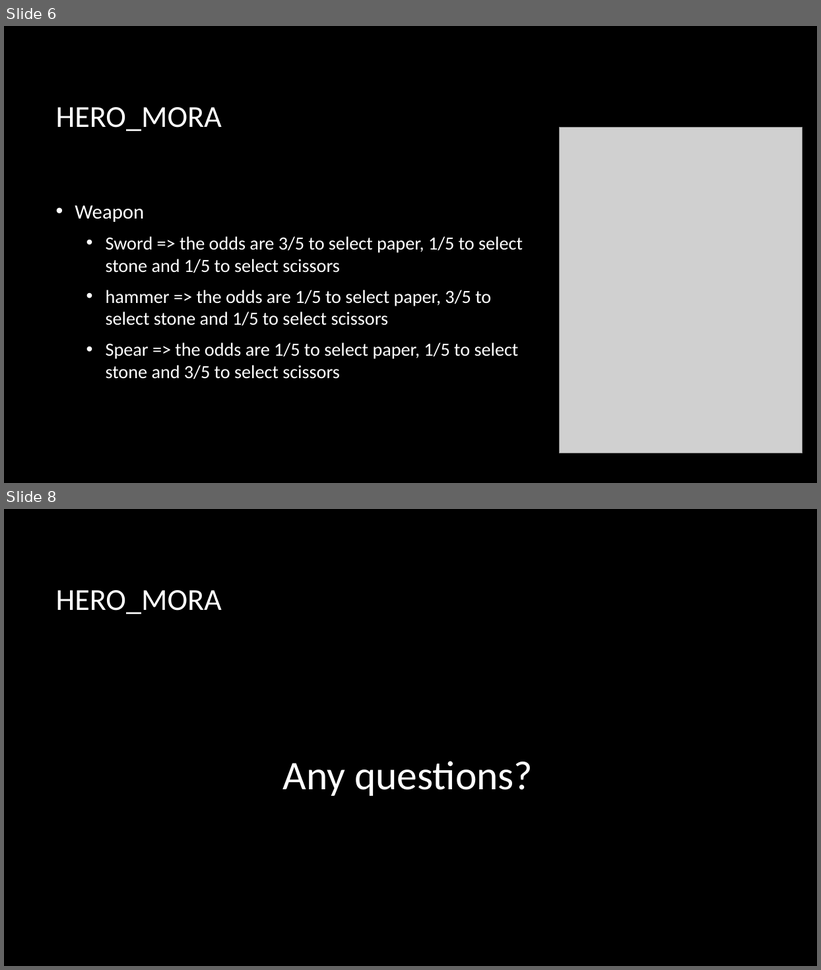
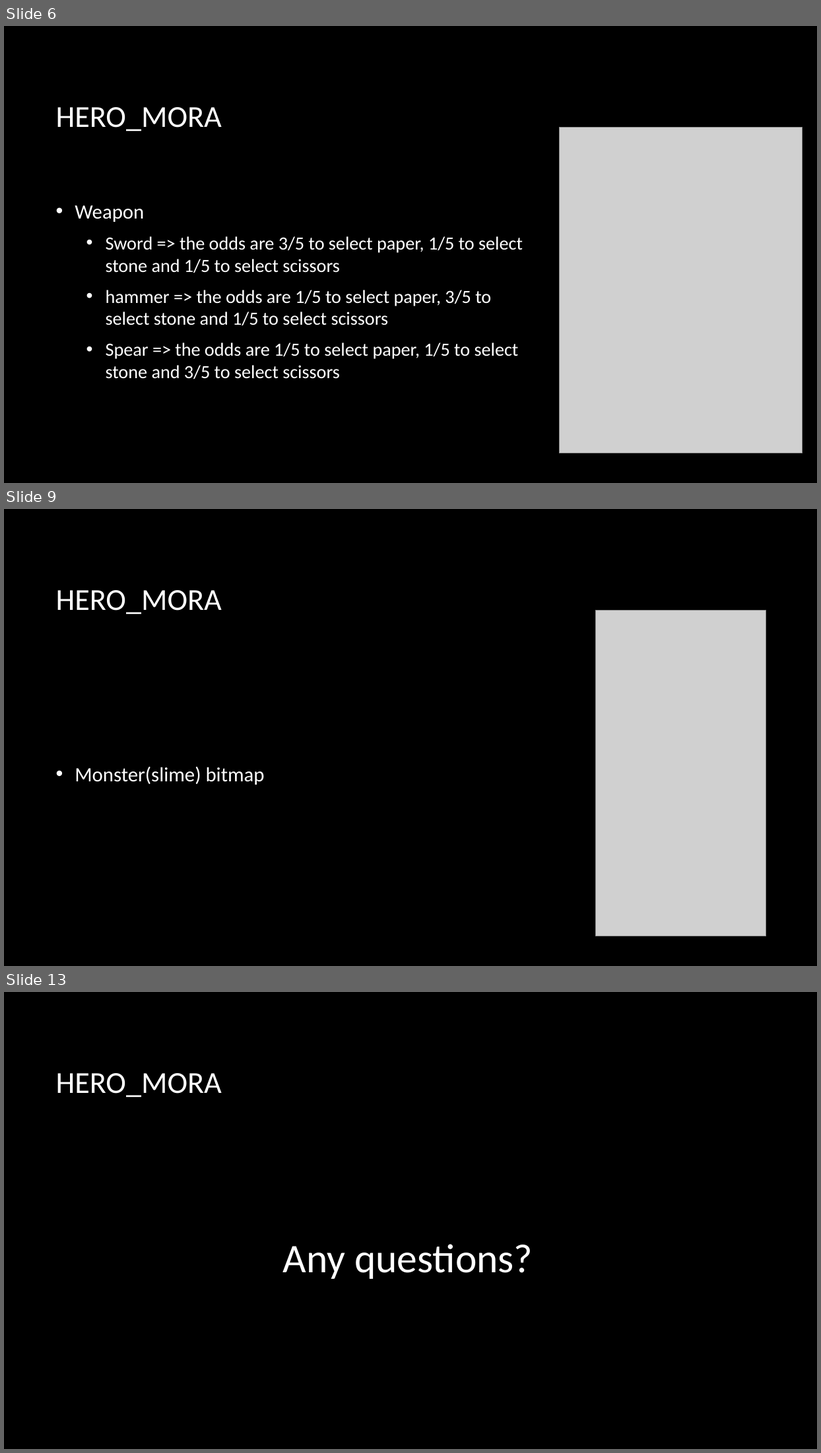
Before and after one commit to CaramelYo/Hero_Mora, a slide deck: Hero_Mora/bin/Release/Hero_Mora.pptx. Shown one above the other, each under a label of ours: slides 6 and 8 before the commit, slides 6, 9 and 13 after it; the slides between them are not shown. The pictures are 821x970 and 821x1453 pixels, drawn with LibreOffice and Linux fonts; fonts in the diff are those of the drawing; grey boxes stand for pictures; background and template pictures are left out. Boxes give left, top, right and bottom in pixels: in the first picture for what was removed or moved away, otherwise in the second. Text is boxed around its words. In the diff, an @@ line names an element or a change of style, - is before the commit and + after.

Commit message:
modified:   Hero_Mora/bin/Release/Hero_Mora.exe 	modified:   Hero_Mora/bin/Release/Hero_Mora.pptx give up the thought giving the bitmap.cs to students instead, update all bitmaps in ppt file

```diff
--- a/Hero_Mora/bin/Release/Hero_Mora.pptx
+++ b/Hero_Mora/bin/Release/Hero_Mora.pptx
@@ slide 9 added at <box>4,509,817,966</box>, background picture (left out) @@
@@ title added at <box>56,590,222,615</box>, 36 pt, text #FFFFFF @@
+HERO_MORA
@@ picture added at <box>596,611,766,937</box> @@
@@ text added at <box>75,766,265,785</box>, 24 pt, text #FFFFFF @@
+• Monster(slime) bitmap
@@ what was slide 8 is now slide 13 @@
```
Also in this commit, not shown: 1 slide changed, 4 other slides added, 1 other file.
